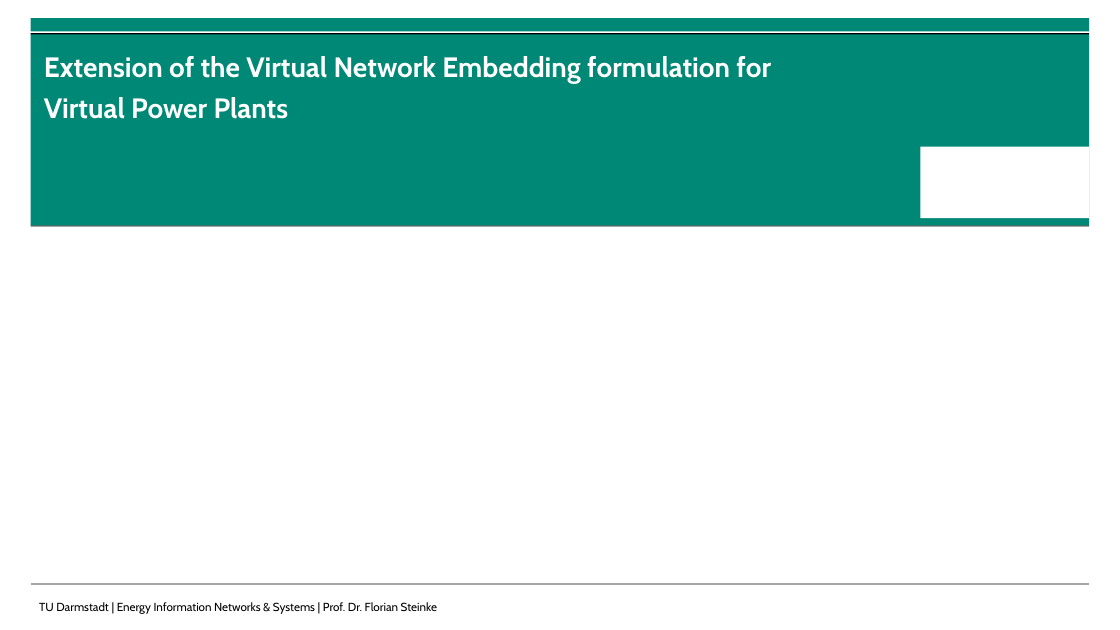
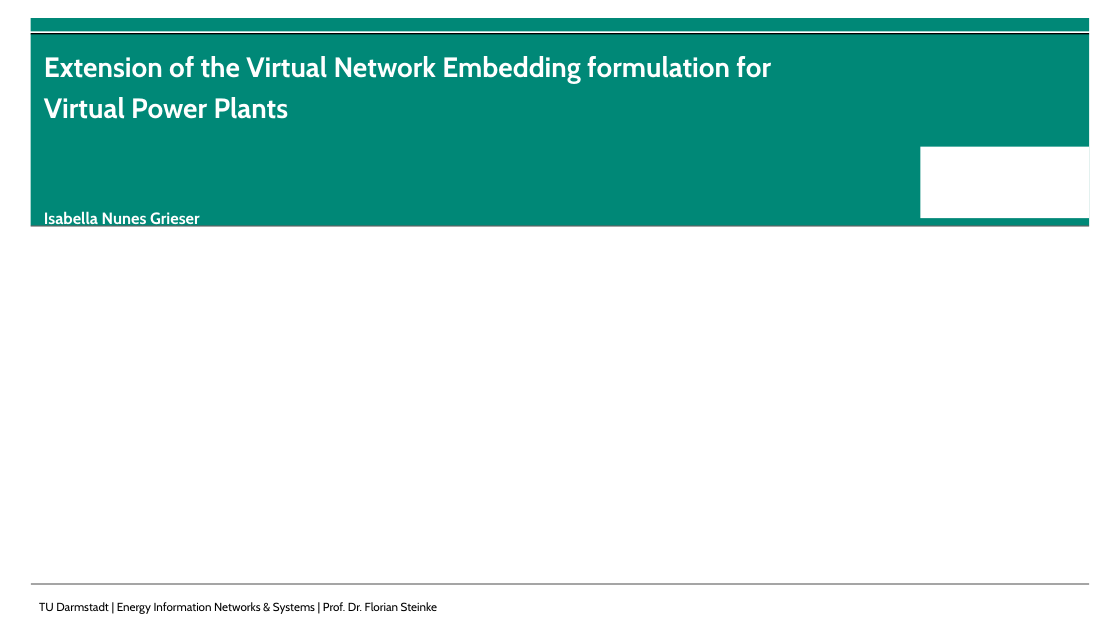
Before and after one commit to isabella-grieser/VNR-optimization-for-VPP, a slide deck: slide 1 of presentation/VPP_Presentation_EINS.pptx. Drawn at 1120x630 pixels with LibreOffice and Linux fonts; fonts in the diff are those of the drawing; background and template pictures are left out. Boxes give left, top, right and bottom in pixels: in the first picture for what was removed or moved away, otherwise in the second. Text is boxed around its words. In the diff, an @@ line names an element or a change of style, - is before the commit and + after.

```diff
--- a/presentation/VPP_Presentation_EINS.pptx
+++ b/presentation/VPP_Presentation_EINS.pptx
@@ subtitle added at (x1=44, y1=211, x2=200, y2=229), 14 pt, text #FFFFFF, bold @@
+Isabella Nunes Grieser
```
Also in this commit, not shown: 6 other slides changed, 9 slides added, 1 slide removed, 18 other files.
